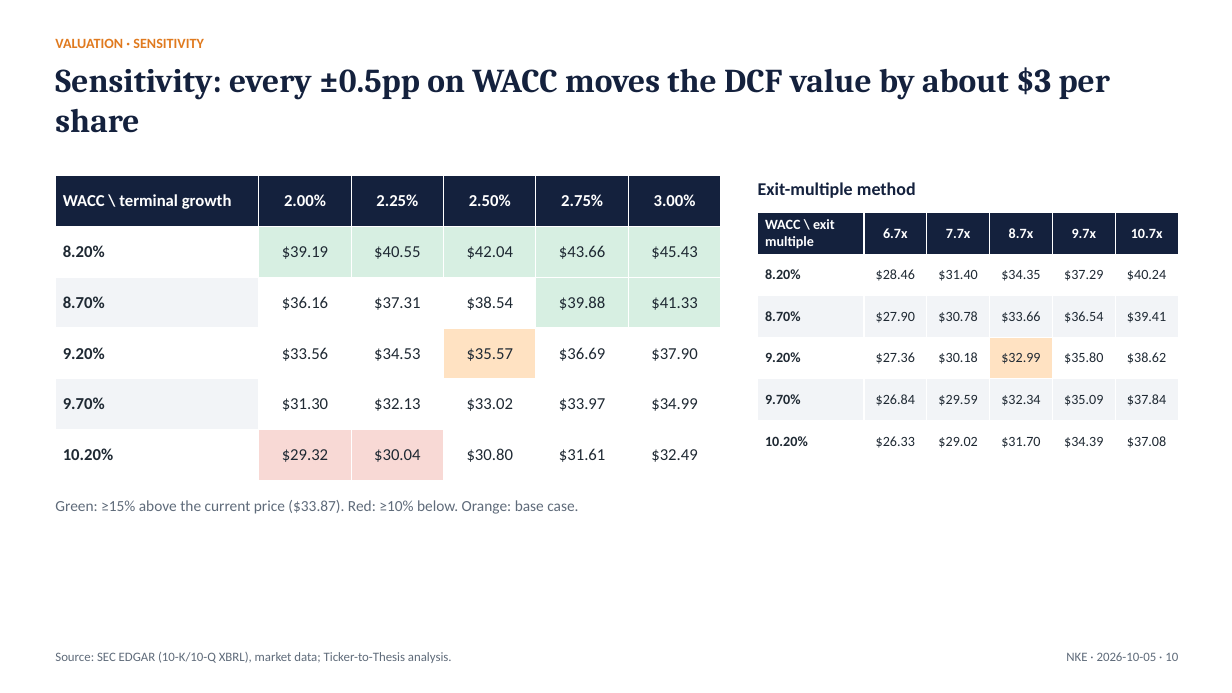
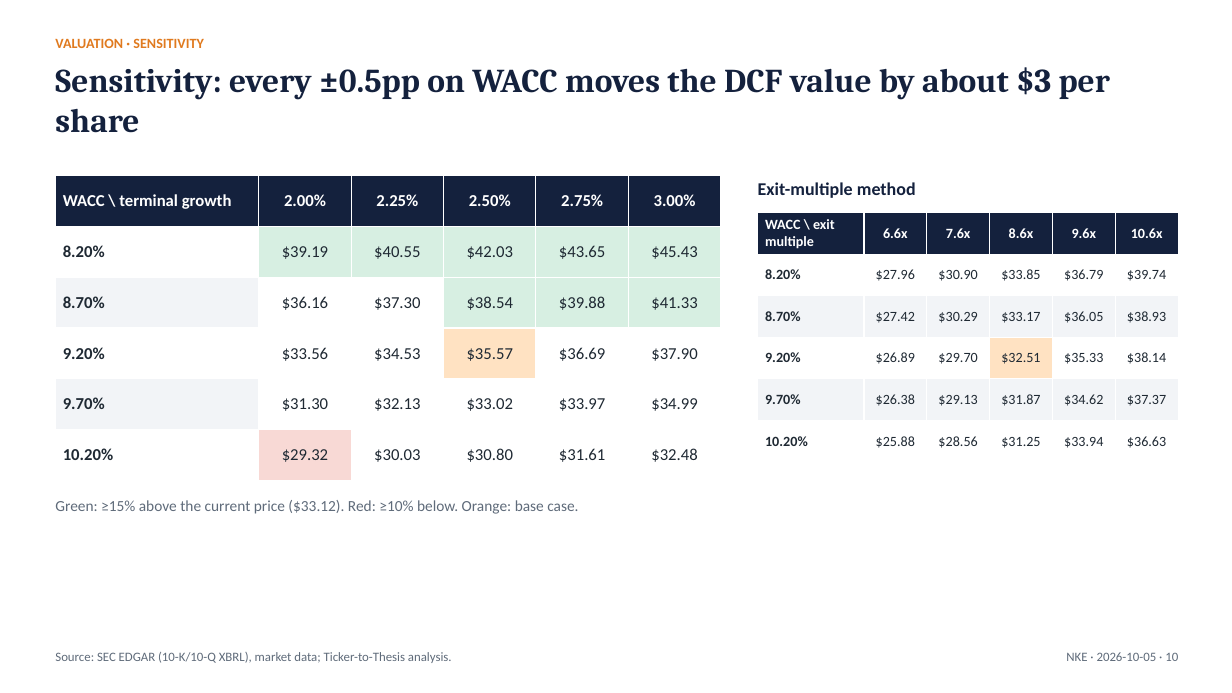
Before and after one commit to Abhishek10-r/ticker-to-thesis, a slide deck: slide 10 of examples/nike/latest/NKE_pitch_deck.pptx. Drawn at 1232x693 pixels with LibreOffice and Linux fonts; fonts in the diff are those of the drawing. Boxes give left, top, right and bottom in pixels: in the first picture for what was removed or moved away, otherwise in the second. Text is boxed around its words. In the diff, an @@ line names an element or a change of style, - is before the commit and + after.

```diff
--- a/examples/nike/latest/NKE_pitch_deck.pptx
+++ b/examples/nike/latest/NKE_pitch_deck.pptx
@@ table at <box>55,176,721,481</box> @@
-row 2, column 4: $42.04
+row 2, column 4: $42.03
-row 2, column 5: $43.66
+row 2, column 5: $43.65
-row 3, column 3: $37.31
+row 3, column 3: $37.30
-row 6, column 3: $30.04
+row 6, column 3: $30.03
-row 6, column 6: $32.49
+row 6, column 6: $32.48
@@ fill #FFFFFF to #D7EFE2 in row 3, column 4 @@
@@ fill #F8D9D5 to #FFFFFF in row 6, column 3 @@
@@ table at <box>758,213,1178,462</box> @@
-row 1: WACC \ exit multiple | 6.7x | 7.7x | 8.7x | 9.7x | 10.7x
+row 1: WACC \ exit multiple | 6.6x | 7.6x | 8.6x | 9.6x | 10.6x
-row 2: 8.20% | $28.46 | $31.40 | $34.35 | $37.29 | $40.24
+row 2: 8.20% | $27.96 | $30.90 | $33.85 | $36.79 | $39.74
-row 3: 8.70% | $27.90 | $30.78 | $33.66 | $36.54 | $39.41
+row 3: 8.70% | $27.42 | $30.29 | $33.17 | $36.05 | $38.93
-row 4: 9.20% | $27.36 | $30.18 | $32.99 | $35.80 | $38.62
+row 4: 9.20% | $26.89 | $29.70 | $32.51 | $35.33 | $38.14
-row 5: 9.70% | $26.84 | $29.59 | $32.34 | $35.09 | $37.84
+row 5: 9.70% | $26.38 | $29.13 | $31.87 | $34.62 | $37.37
-row 6: 10.20% | $26.33 | $29.02 | $31.70 | $34.39 | $37.08
+row 6: 10.20% | $25.88 | $28.56 | $31.25 | $33.94 | $36.63
@@ text at <box>55,500,578,514</box>: text changed @@
-Green: ≥15% above the current price ($33.87). Red: ≥10% below. Orange: base case.
+Green: ≥15% above the current price ($33.12). Red: ≥10% below. Orange: base case.
```
Also in this commit, not shown: 9 other slides changed, 4 other files.
